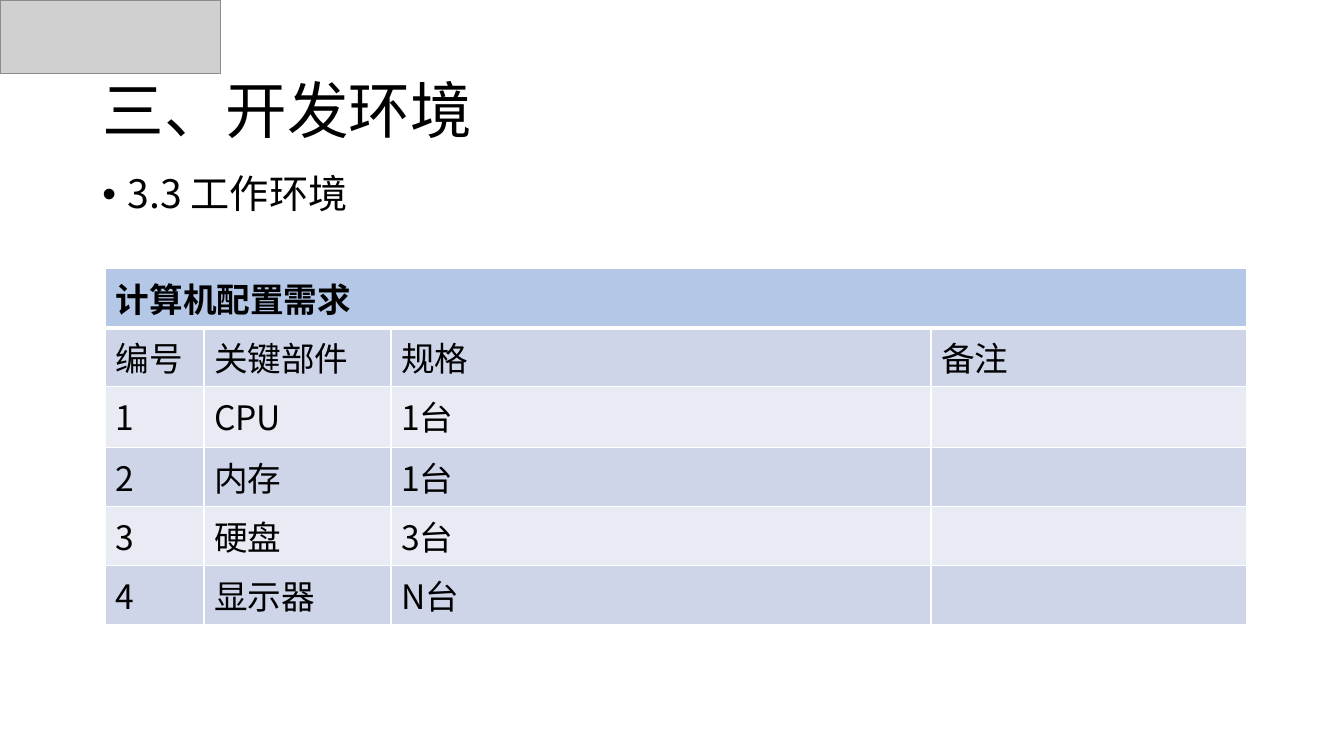
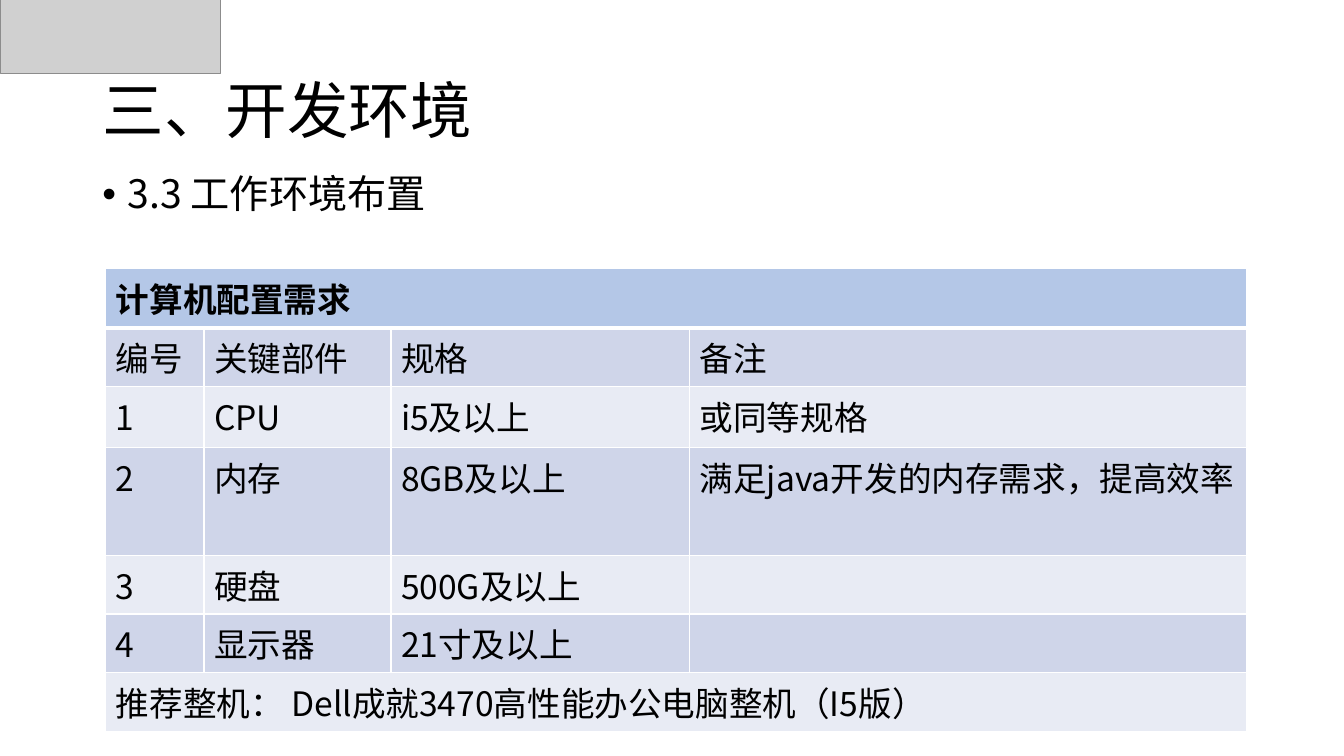
Before and after one commit to guishijin/alphastarTeam, a slide deck: slide 11 of 部门建设.pptx (slide 12 before the commit). Drawn at 1344x756 pixels with LibreOffice and Linux fonts; fonts in the diff are those of the drawing; grey boxes stand for pictures; background and template pictures are left out. Boxes give left, top, right and bottom in pixels: in the first picture for what was removed or moved away, otherwise in the second. Text is boxed around its words. In the diff, an @@ line names an element or a change of style, - is before the commit and + after.

```diff
--- a/部门建设.pptx
+++ b/部门建设.pptx
@@ text at <box>128,175,426,212</box>: text changed @@
-• 3.3 工作环境
+• 3.3 工作环境布置
@@ table at <box>106,269,1246,723</box> @@
-row 3: 1 | CPU | 1台 | 
-row 4: 2 | 内存 | 1台 | 
-row 5: 3 | 硬盘 | 3台 | 
-row 6: 4 | 显示器 | N台 | 
+row 3: 1 | CPU | i5及以上 | 或同等规格
+row 4: 2 | 内存 | 8GB及以上 | 满足java开发的内存需求，提高效率
+row 5: 3 | 硬盘 | 500G及以上 | 
+row 6: 4 | 显示器 | 21寸及以上 | 
+row 7: 推荐整机： Dell成就3470高性能办公电脑整机（I5版） |  |  | 
```
Also in this commit, not shown: 3 other slides changed, 2 slides removed.
